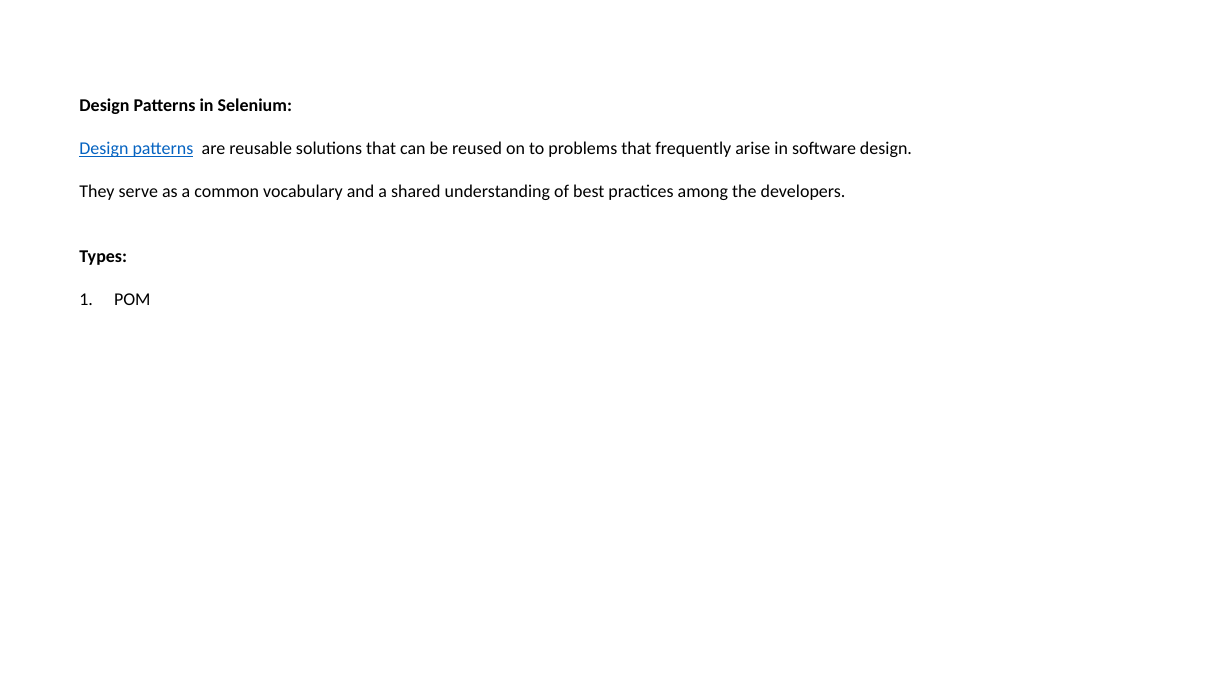
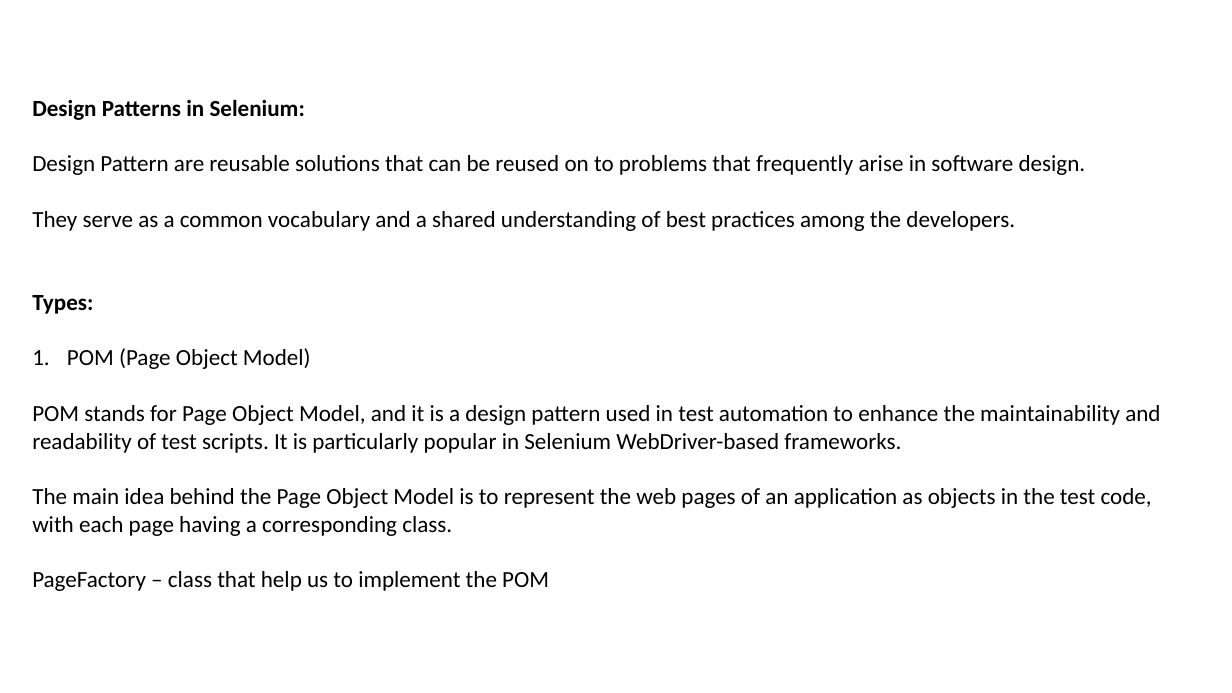
Before and after one commit to SoorajSundar1505/seleniumTraining, a slide deck: slide 61 of Selenium.pptx (slide 62 before the commit). Drawn at 1232x693 pixels with LibreOffice and Linux fonts; fonts in the diff are those of the drawing. Boxes give left, top, right and bottom in pixels: in the first picture for what was removed or moved away, otherwise in the second. Text is boxed around its words. In the diff, an @@ line names an element or a change of style, - is before the commit and + after.

```diff
--- a/Selenium.pptx
+++ b/Selenium.pptx
@@ text "Design Patterns in Selenium:": place and size @@
-text "Design Patterns in Selenium:" at <box>79,98,912,305</box>
+text "Design Patterns in Selenium:" at <box>32,99,1160,591</box>
@@ text at <box>32,99,1015,314</box>: size 14 to 18 pt in "Design Patterns in Selenium:", "They serve as a common vocabulary and ...", "Types:" @@
@@ text at <box>32,155,1086,175</box>: text changed; size 14 to 18 pt @@
-Design patterns are reusable solutions that can be reused on to problems that frequently arise in software design.
+Design Pattern are reusable solutions that can be reused on to problems that frequently arise in software design.
@@ text at <box>32,348,1160,591</box>: text changed; size 14 to 18 pt @@
-1. POM
+1. POM (Page Object Model)
+POM stands for Page Object Model, and it is a design pattern used in test automation to enhance the maintainability and
+readability of test scripts. It is particularly popular in Selenium WebDriver-based frameworks.
+The main idea behind the Page Object Model is to represent the web pages of an application as objects in the test code,
+with each page having a corresponding class.
+PageFactory – class that help us to implement the POM
```
Also in this commit, not shown: 1 other slide changed, 1 slide added, 2 slides removed.
